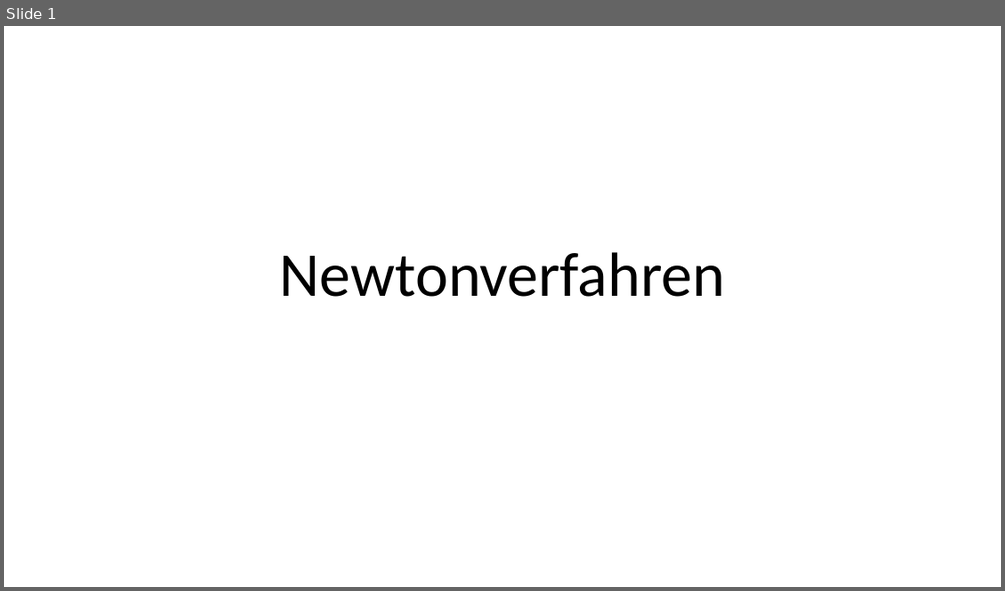
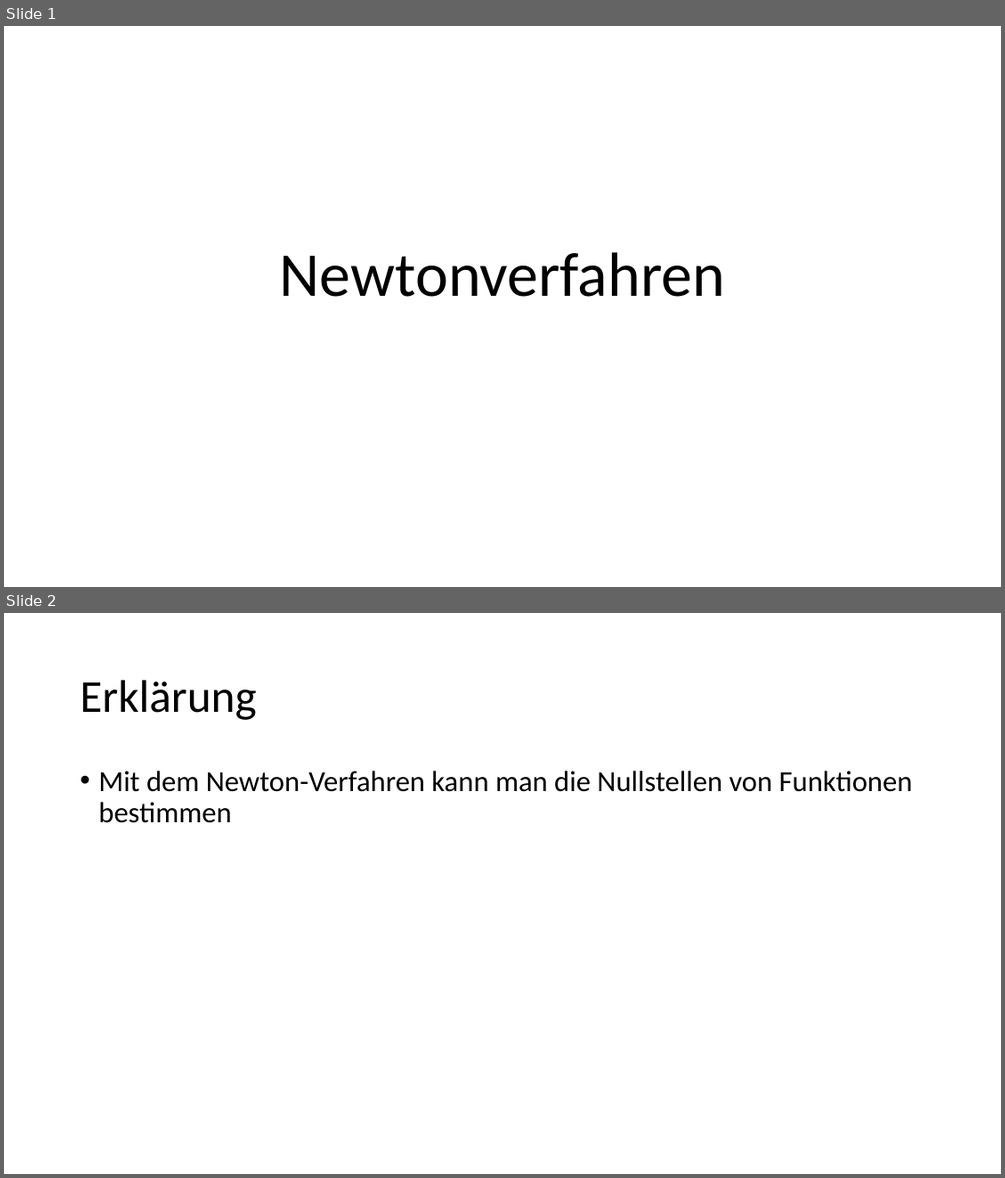
Before and after one commit to asuljkanovic18/AUD-Verhaltensdiagramme, a slide deck: Nummerik und Logik/Newtonverfahren/Newtonverfahren.pptx. Shown one above the other, each under a label of ours: slide 1 before the commit, slides 1 and 2 after it. The pictures are 1005x591 and 1005x1178 pixels, drawn with LibreOffice and Linux fonts; fonts in the diff are those of the drawing. Boxes give left, top, right and bottom in pixels: in the first picture for what was removed or moved away, otherwise in the second. Text is boxed around its words. In the diff, an @@ line names an element or a change of style, - is before the commit and + after.

```diff
--- a/Nummerik und Logik/Newtonverfahren/Newtonverfahren.pptx
+++ b/Nummerik und Logik/Newtonverfahren/Newtonverfahren.pptx
@@ slide 2 added at [4, 613, 1001, 1174], background #FFFFFF @@
@@ title added at [80, 680, 256, 720], 44 pt, text #000000 @@
+Erklärung
@@ text added at [98, 771, 913, 823], 28 pt, text #000000 @@
+• Mit dem Newton-Verfahren kann man die Nullstellen von Funktionen bestimmen
```
Also in this commit, not shown: 1 slide removed, 2 other files.
